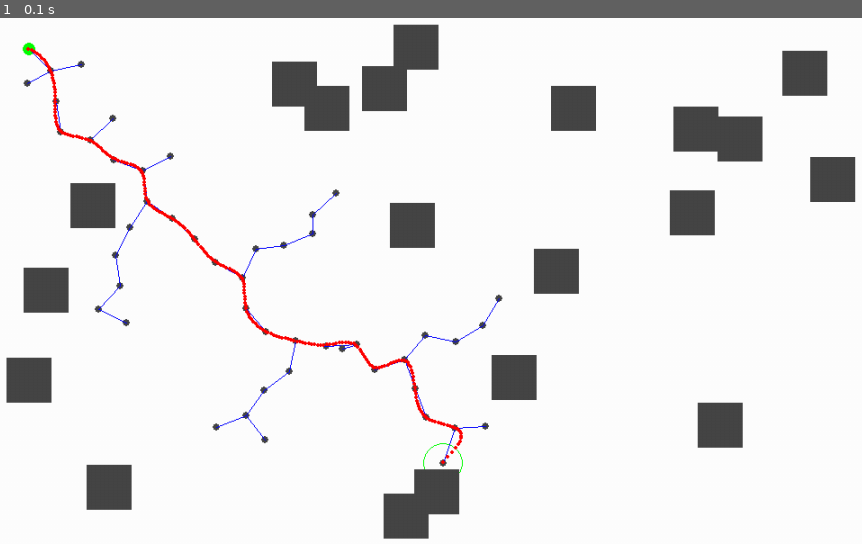
Above: before the commit, frame 1.
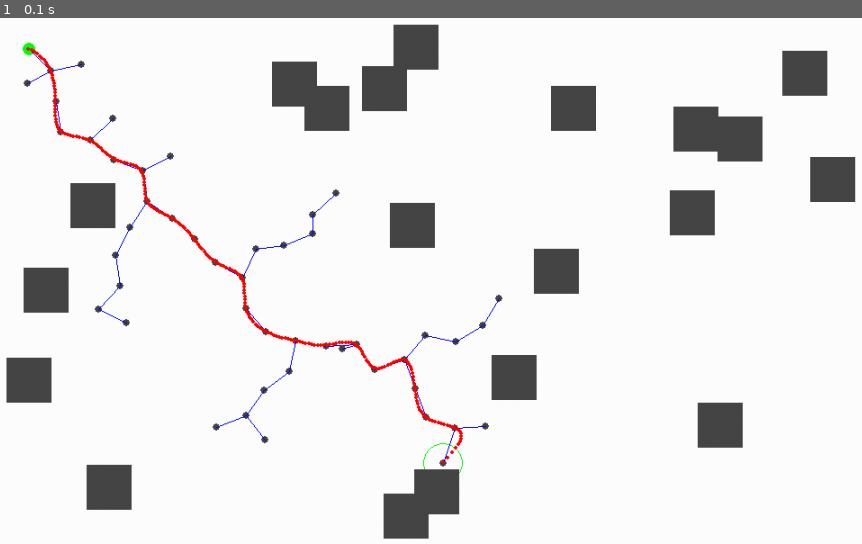
Above: after the commit, the same moment.

Repository: Alxkory/PMD_Project_group2
Game: pygame game, started from task/RRT.py
Same seed, same stepped clock (60 frames per second), same inputs: the game is played once before the commit and once after it.
Inputs:
- Up to frame 1 (0.1 s): no input

The runs differ from the first frame. In frame 1, 0.1% of the frame differs, in the area x 4-54%, y 6-85%.

Commit message:
Collision-check zit erin en werkt.

Diff:
--- a/task/Bspline test.py
+++ b/task/Bspline test.py
@@ -11,7 +11,7 @@
         y.append(point[1])
 
     tck, *rest = interpolate.splprep([x, y])
-    u = np.linspace(0, 1, num=50)
+    u = np.linspace(0, 1, num=500)
     bspline=interpolate.splev(u, tck)
 
     return bspline
--- a/task/RRTbasePy.py
+++ b/task/RRTbasePy.py
@@ -6,8 +6,9 @@
 import numpy as np
 from scipy import interpolate
 
-# TODO: zoek uit hoe we een maximum bocht kunnen implementeren
 # TODO: opnieuw runnen bij instabiele B-spline
+# Respecting specific a maximum curvature is not possible. Smoothness parameter tuned by trial and error. https://stackoverflow.com/questions/70593382/interpolation-with-bounded-curvature
+
 
 random.seed()
 
@@ -235,7 +236,7 @@
             x.append(self.x[point])
             y.append(self.y[point])
 
-        tck, *rest = interpolate.splprep([x, y])
+        tck, *rest = interpolate.splprep([x, y],s=8)
         u = np.linspace(0, 1, num=(len(self.path)*10))
         bspline=interpolate.splev(u, tck)
 
